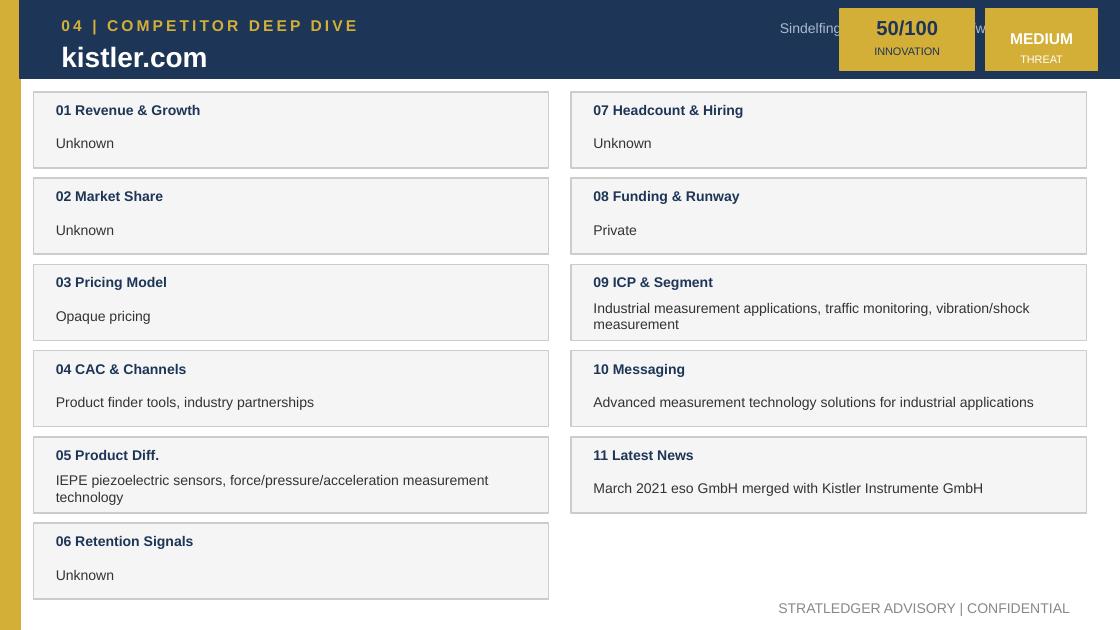
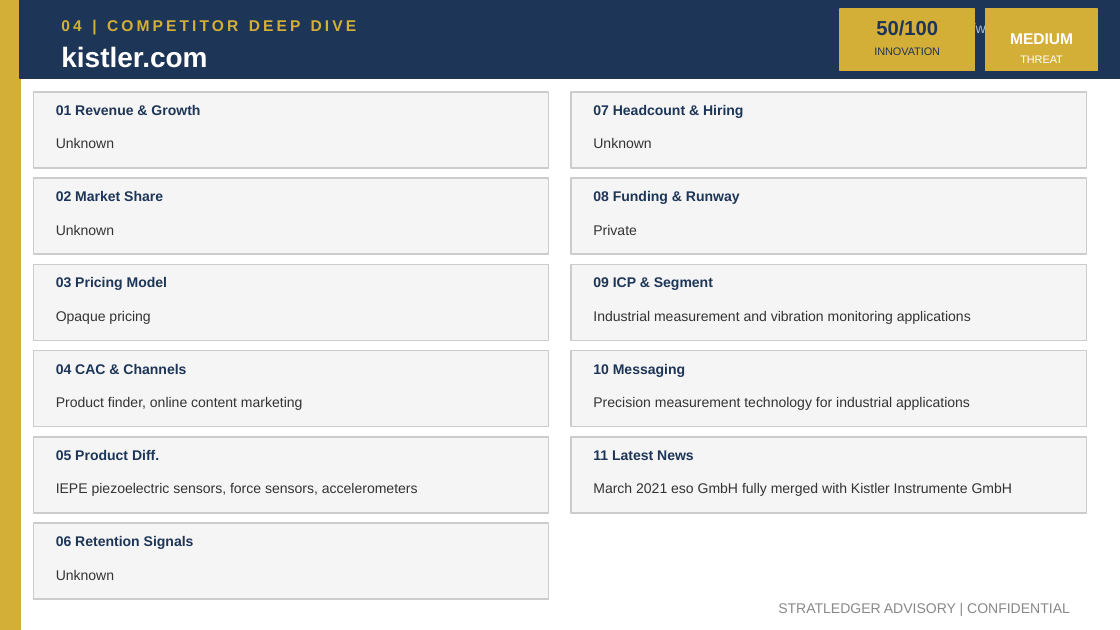
Before and after one commit to apexmakeshop-dot/droplet-commands, a slide deck: slide 7 of mesh_bioplastics_CI_Report.pptx. Drawn at 1120x630 pixels with LibreOffice and Linux fonts; fonts in the diff are those of the drawing. Boxes give left, top, right and bottom in pixels: in the first picture for what was removed or moved away, otherwise in the second. Text is boxed around its words. In the diff, an @@ line names an element or a change of style, - is before the commit and + after.

```diff
--- a/mesh_bioplastics_CI_Report.pptx
+++ b/mesh_bioplastics_CI_Report.pptx
@@ text at box(864, 21, 1076, 36): text changed @@
-Sindelfingen, Germany | https://www.kistler.com
+Unknown | https://www.kistler.com
@@ text at box(593, 311, 971, 324): text changed @@
-Industrial measurement applications, traffic monitoring, vibration/shock measurement
+Industrial measurement and vibration monitoring applications
@@ text at box(56, 397, 302, 410): text changed @@
-Product finder tools, industry partnerships
+Product finder, online content marketing
@@ text at box(593, 397, 970, 410): text changed @@
-Advanced measurement technology solutions for industrial applications
+Precision measurement technology for industrial applications
@@ text at box(56, 483, 418, 496): text changed @@
-IEPE piezoelectric sensors, force/pressure/acceleration measurement technology
+IEPE piezoelectric sensors, force sensors, accelerometers
@@ text at box(593, 483, 1012, 496): text changed @@
-March 2021 eso GmbH merged with Kistler Instrumente GmbH
+March 2021 eso GmbH fully merged with Kistler Instrumente GmbH
```
Also in this commit, not shown: 4 other slides changed.
